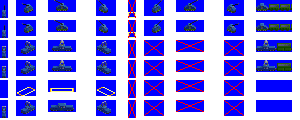
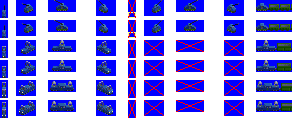
Layer changes from the first w=300, h=120 image to the second:
showed "pantograph copy", painted on it over [2, 50, 112, 96]
painted on "electric loco 2" over [3, 50, 109, 77]
painted on "electric loco 3" over [2, 81, 292, 116]
painted on "Layer 1" over [17, 87, 115, 96]
